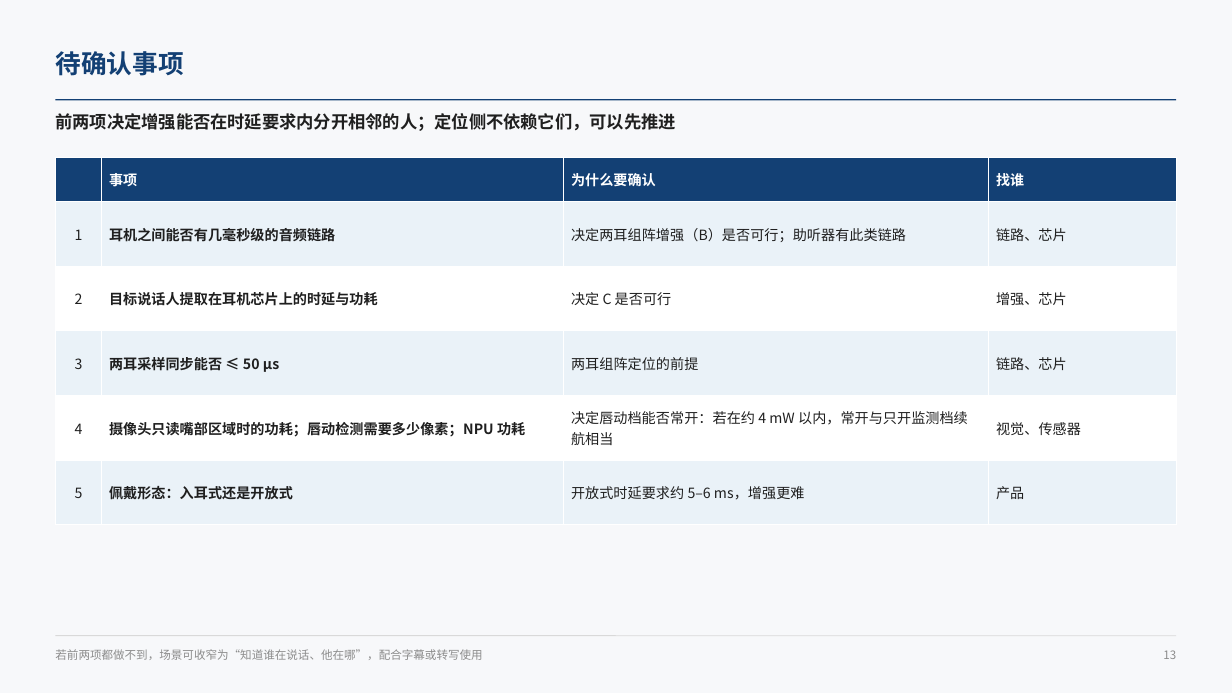
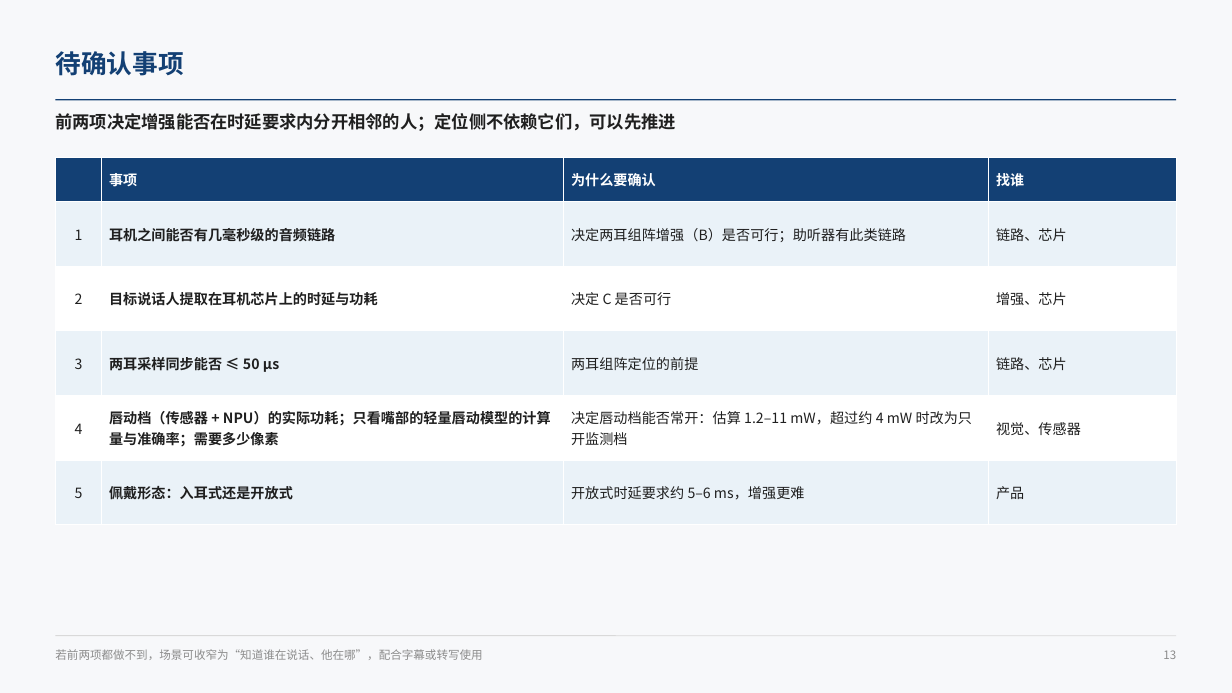
Before and after one commit to ZeroFoxxi/ssl-scene1, a slide deck: slide 13 of 02_耳机声源定位/耳机摄像头听觉辅助_整体设计方案.pptx. Drawn at 1232x693 pixels with LibreOffice and Linux fonts; fonts in the diff are those of the drawing. Boxes give left, top, right and bottom in pixels: in the first picture for what was removed or moved away, otherwise in the second. Text is boxed around its words. In the diff, an @@ line names an element or a change of style, - is before the commit and + after.

```diff
--- a/02_耳机声源定位/耳机摄像头听觉辅助_整体设计方案.pptx
+++ b/02_耳机声源定位/耳机摄像头听觉辅助_整体设计方案.pptx
@@ table at (55,157,1177,504) @@
-row 5, column 2: 摄像头只读嘴部区域时的功耗；唇动检测需要多少像素；NPU 功耗
+row 5, column 2: 唇动档（传感器 + NPU）的实际功耗；只看嘴部的轻量唇动模型的计算量与准确率；需要多少像素
-row 5, column 3: 决定唇动档能否常开：若在约 4 mW 以内，常开与只开监测档续航相当
+row 5, column 3: 决定唇动档能否常开：估算 1.2–11 mW，超过约 4 mW 时改为只开监测档
```
Also in this commit, not shown: 9 other slides changed, 8 other files.
